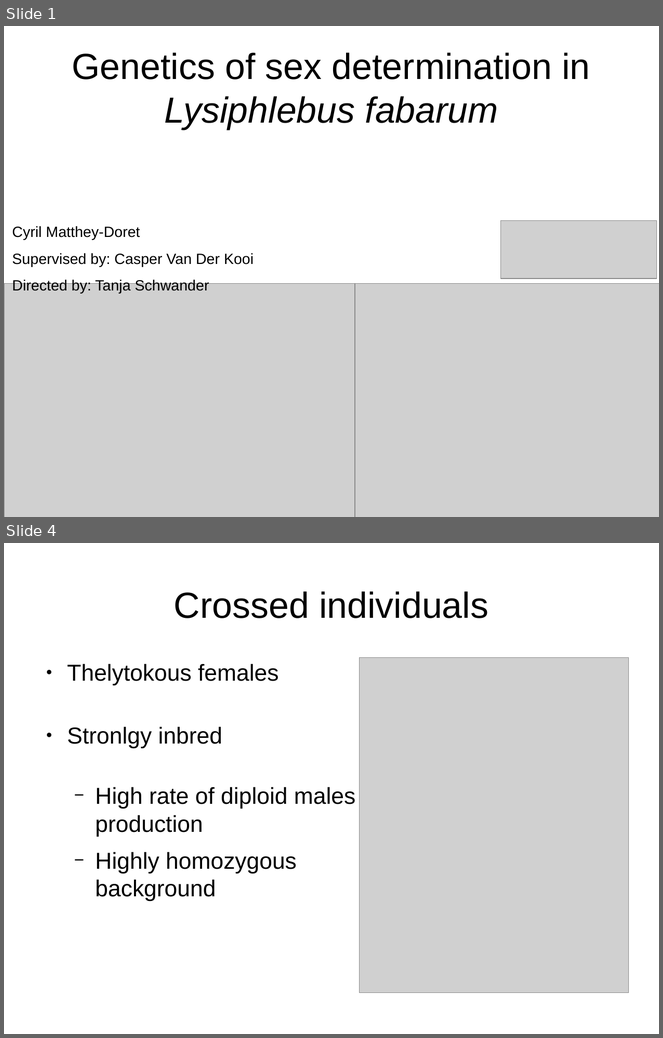
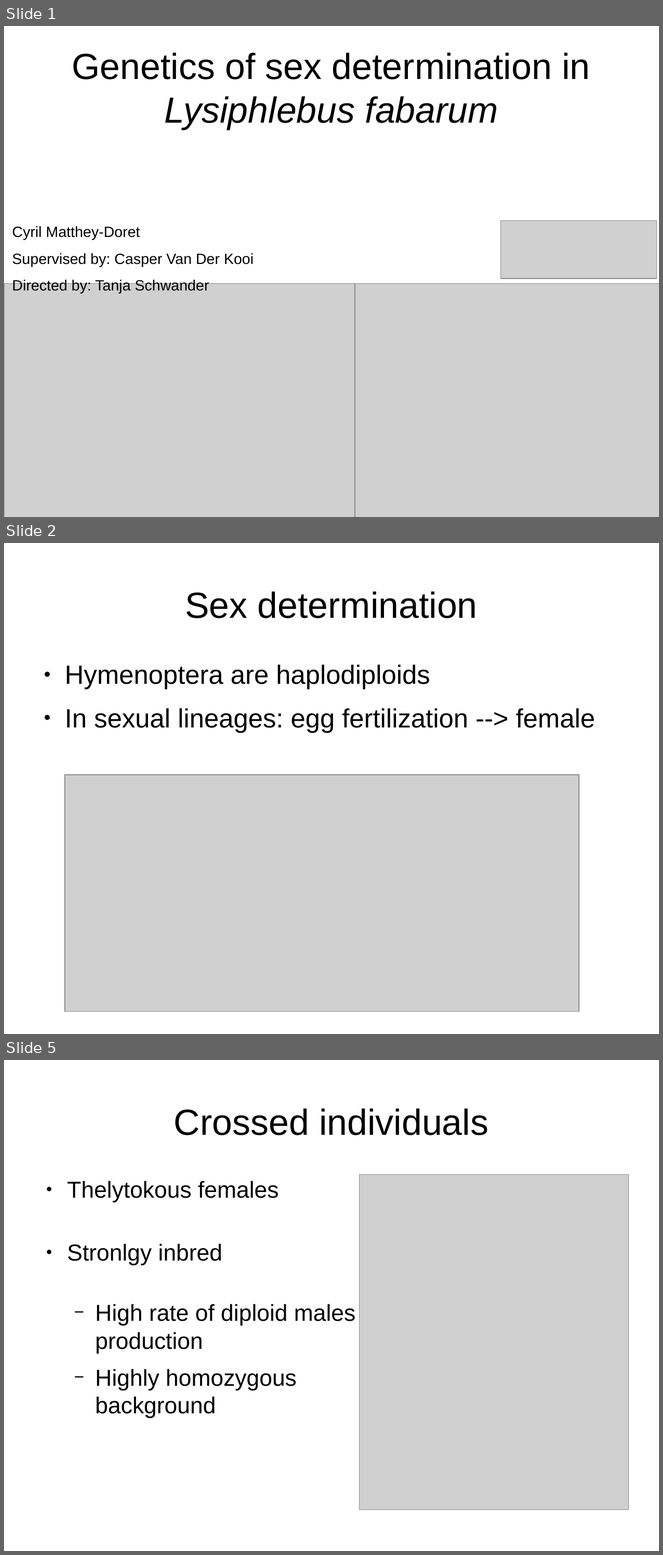
Before and after one commit to cmdoret/master_archive, a slide deck: reports/presentations/lab_meeting_20170712/lab_meeting_20170712.odp. Shown one above the other, each under a label of ours: slides 1 and 4 before the commit, slides 1, 2 and 5 after it; the slides between them are not shown. The pictures are 663x1038 and 663x1555 pixels, drawn with LibreOffice and Linux fonts; fonts in the diff are those of the drawing; grey boxes stand for pictures. Boxes give left, top, right and bottom in pixels: in the first picture for what was removed or moved away, otherwise in the second. Text is boxed around its words. In the diff, an @@ line names an element or a change of style, - is before the commit and + after.

```diff
--- a/reports/presentations/lab_meeting_20170712/lab_meeting_20170712.odp
+++ b/reports/presentations/lab_meeting_20170712/lab_meeting_20170712.odp
@@ slide 2 added at <box>4,543,659,1034</box>, background #FFFFFF @@
@@ title added at <box>185,591,478,618</box>, 44 pt, text #000000 @@
+Sex determination
@@ text added at <box>65,665,595,733</box>, 32 pt, text #000000 @@
+● Hymenoptera are haplodiploids
+● In sexual lineages: egg fertilization --> female
@@ picture added at <box>65,775,579,1012</box> @@
@@ what was slide 4 is now slide 5 @@
```
Also in this commit, not shown: 6 slides changed, 7 other slides added, 21 other files.
